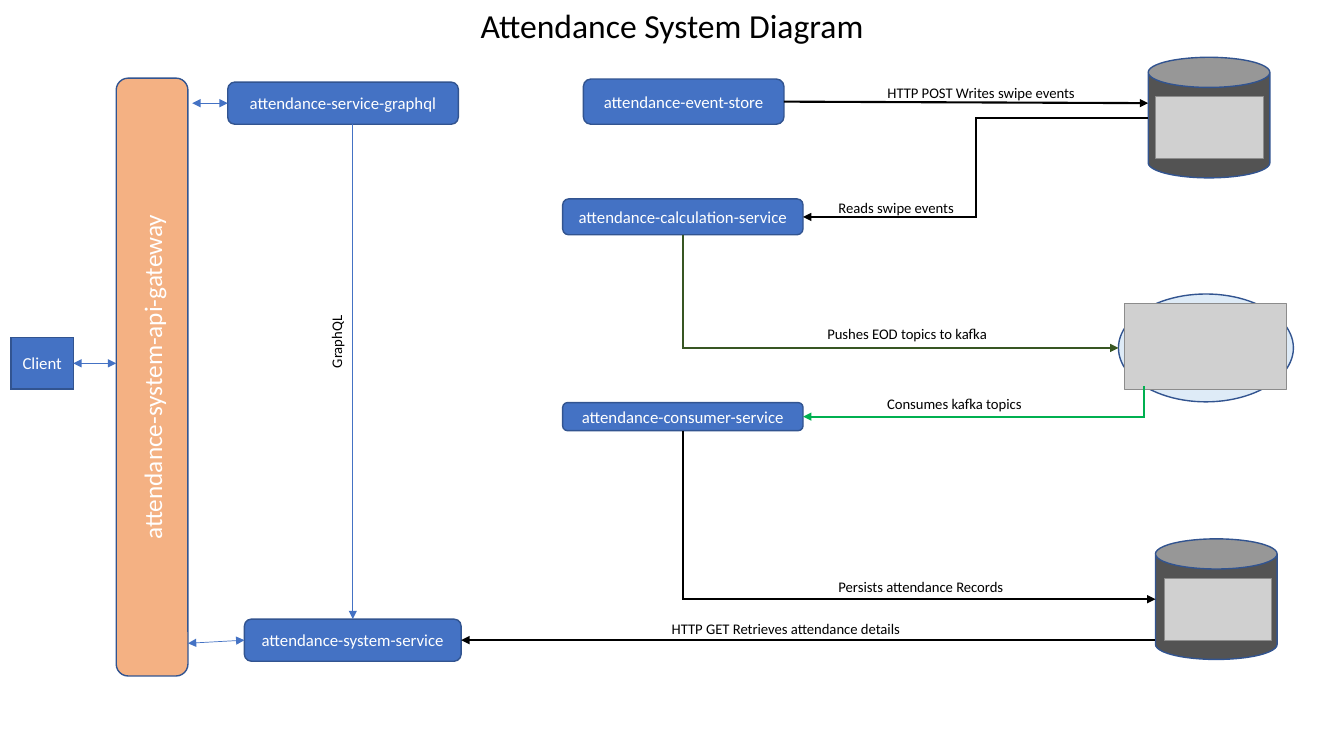
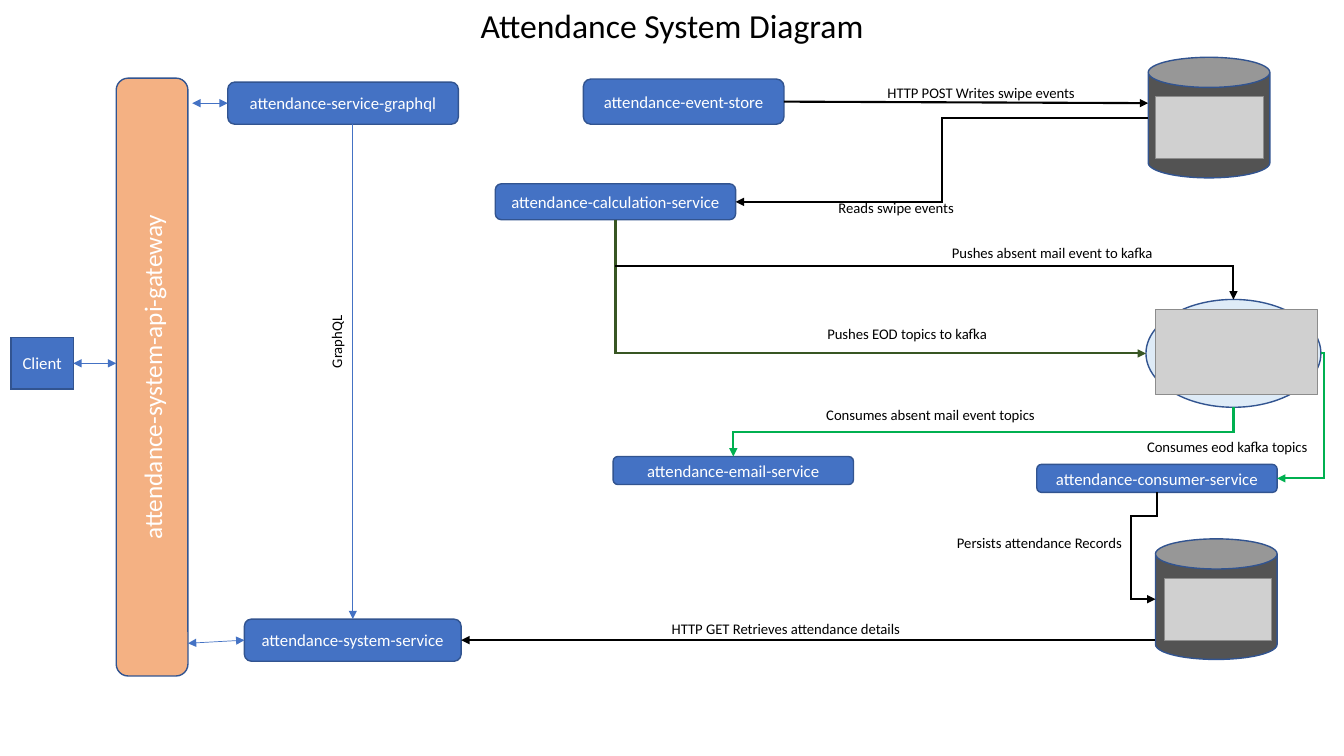
Before and after one commit to avikdigidev/attendance-system, a slide deck: slide 3 of diagrams.pptx. Drawn at 1344x756 pixels with LibreOffice and Linux fonts; fonts in the diff are those of the drawing; grey boxes stand for pictures. Boxes give left, top, right and bottom in pixels: in the first picture for what was removed or moved away, otherwise in the second. Text is boxed around its words. In the diff, an @@ line names an element or a change of style, - is before the commit and + after.

```diff
--- a/diagrams.pptx
+++ b/diagrams.pptx
@@ elbow arrow moved from (1148, 118) - (804, 217) to (1148, 118) - (736, 202) @@
@@ rounded rectangle "attendance-calculation-service": place and size @@
-rounded rectangle "attendance-calculation-service" at (563, 199, 803, 235)
+rounded rectangle "attendance-calculation-service" at (495, 184, 735, 220)
@@ elbow arrow moved from (683, 235) - (1119, 348) to (616, 220) - (1146, 354) @@
@@ elbow arrow added from (616, 266) to (1234, 299), #000000 1.5 pt @@
@@ text added at (952, 247, 1152, 258), 10.5 pt, text #000000 @@
+Pushes absent mail event to kafka
@@ ellipse: place and size @@
-ellipse at (1119, 294, 1295, 402)
+ellipse at (1146, 299, 1322, 407)
@@ picture: place and size @@
-picture at (1125, 304, 1288, 390)
+picture at (1155, 310, 1318, 395)
@@ elbow arrow added from (1321, 354) to (1277, 479), #00B050 1.5 pt @@
@@ elbow arrow moved from (1144, 386) - (804, 416) to (1234, 407) - (734, 457) @@
@@ text added at (826, 409, 1034, 423), 10.5 pt, text #000000 @@
+Consumes absent mail event topics
@@ text at (1147, 441, 1307, 455): text changed @@
-Consumes kafka topics
+Consumes eod kafka topics
@@ rounded rectangle added at (613, 457, 853, 485), fill #4472C4, outline #325491 1 pt, 12 pt, text #FFFFFF @@
+attendance-email-service
@@ rounded rectangle "attendance-consumer-service": place and size @@
-rounded rectangle "attendance-consumer-service" at (563, 402, 803, 431)
+rounded rectangle "attendance-consumer-service" at (1037, 465, 1277, 493)
@@ elbow arrow moved from (683, 431) - (1155, 599) to (1157, 492) - (1155, 599) @@
@@ text "Persists attendance Records": place and size @@
-text "Persists attendance Records" at (838, 581, 1003, 592)
+text "Persists attendance Records" at (957, 537, 1122, 548)
```
Also in this commit, not shown: 2 other files.
